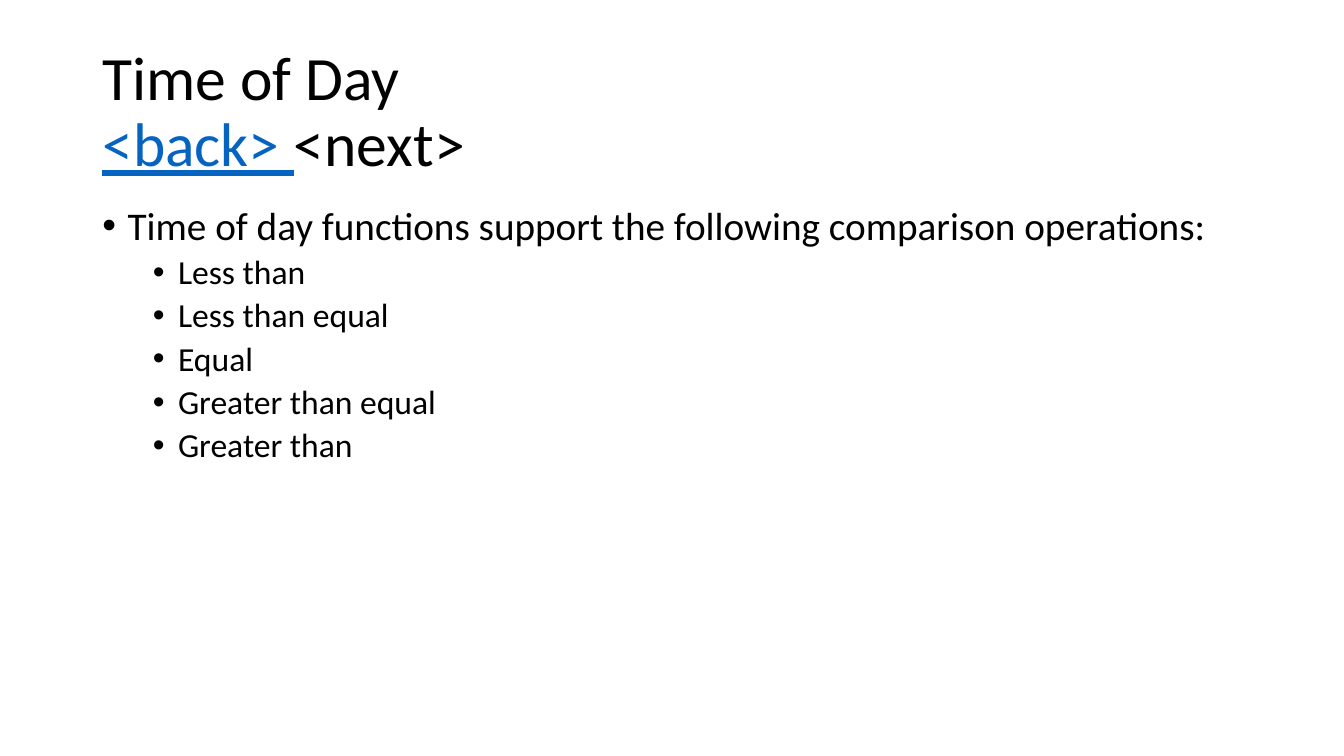
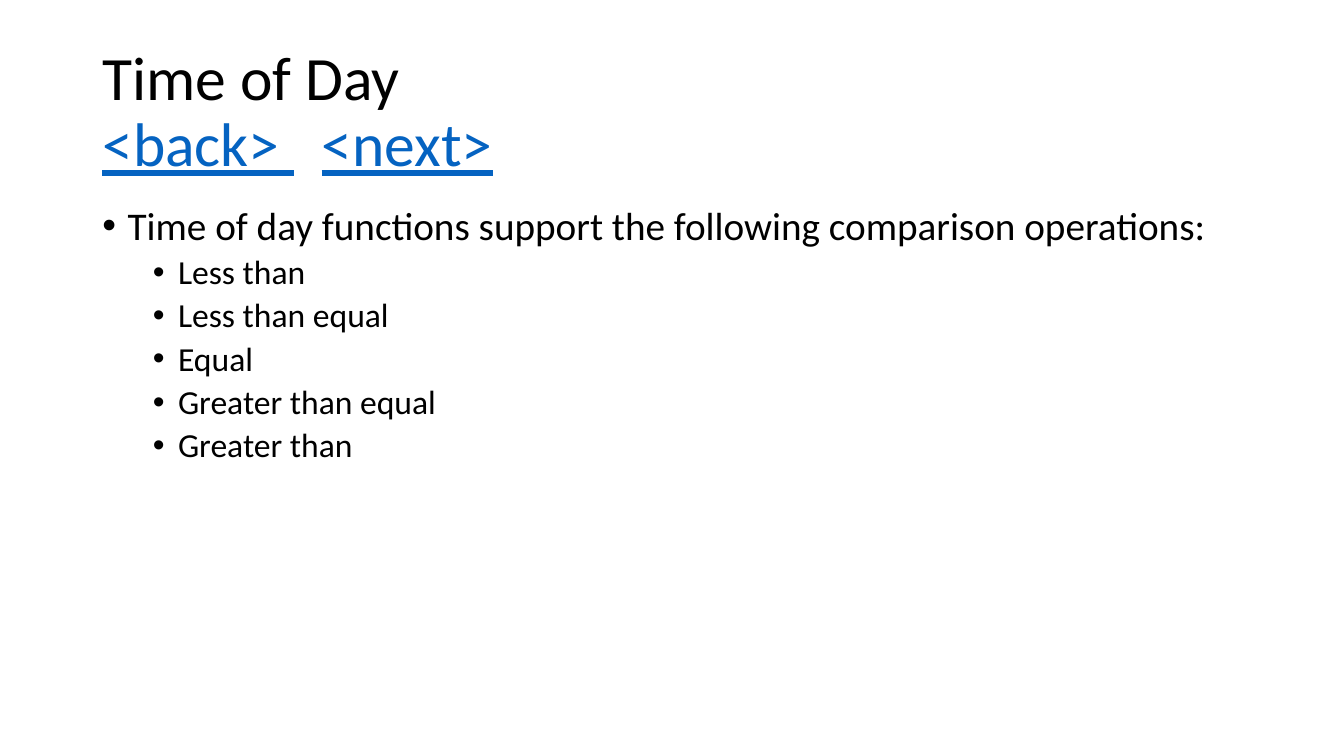
Before and after one commit to glenn-edgar/CFL, a slide deck: slide 70 of documentation/CFL_Documentation.pptx. Drawn at 1344x756 pixels with LibreOffice and Linux fonts; fonts in the diff are those of the drawing. Boxes give left, top, right and bottom in pixels: in the first picture for what was removed or moved away, otherwise in the second. Text is boxed around its words. In the diff, an @@ line names an element or a change of style, - is before the commit and + after.

```diff
--- a/documentation/CFL_Documentation.pptx
+++ b/documentation/CFL_Documentation.pptx
@@ title "Time of Day <back> <next>" at (x1=102, y1=57, x2=493, y2=176): text colour #000000 to #0563C1, underline on in "<next>" @@
```
Also in this commit, not shown: 11 other slides changed, 90 slides added, 2 slides removed, 9 other files.
